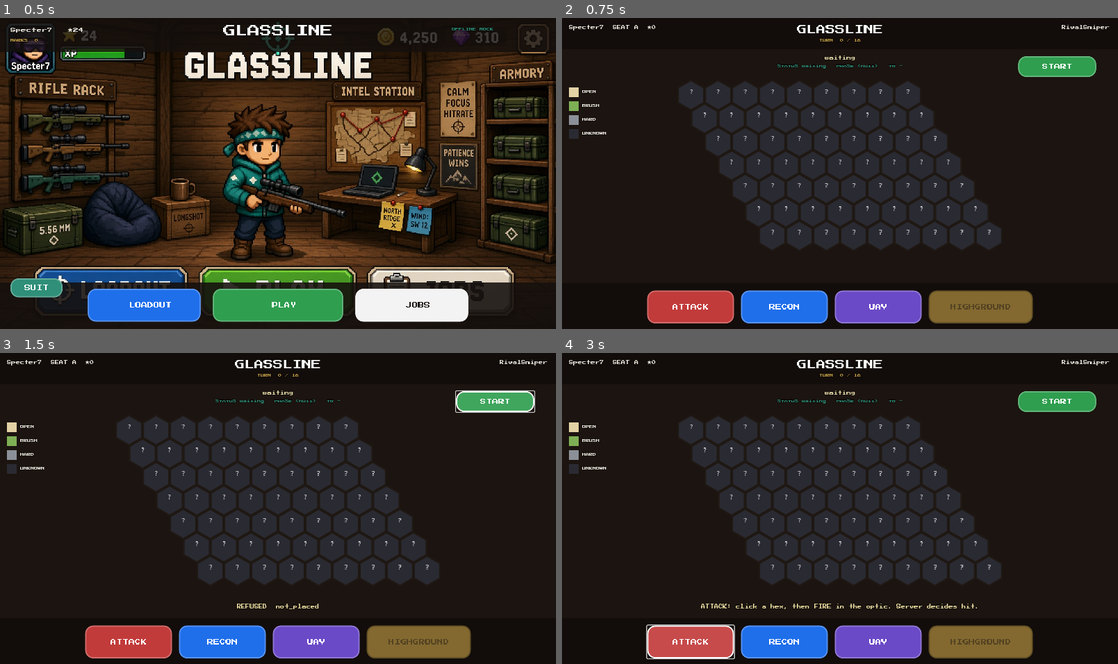
Above: before the commit, frames 1-4 (two rows, left to right).
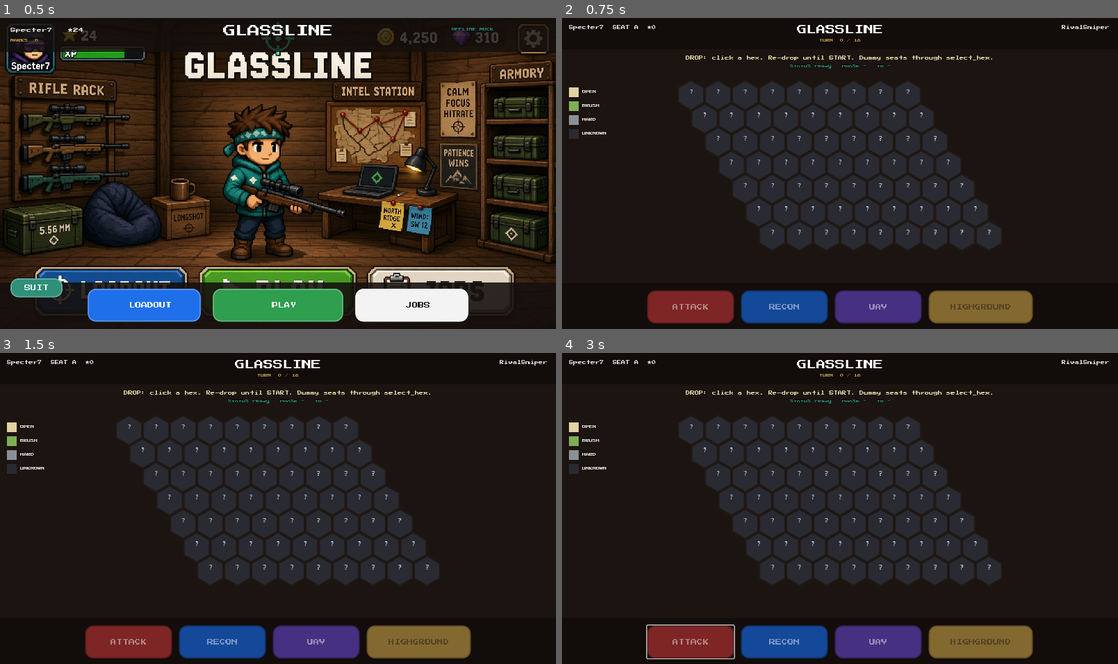
Above: after the commit, the same moments.

Repository: physikal/glassline-godot
Game: Godot game, scene res://scenes/lobby/hideout_lobby.tscn
Same seed, same stepped clock (60 frames per second), same inputs: the game is played once before the commit and once after it.
Inputs (mouse positions are in pixels of both pictures, inside the frame that each line leads up to):
- Up to frame 1 (0.5 s): no input
- Up to frame 2 (0.75 s): click "PLAY" at 0.5 s
- Up to frame 3 (1.5 s): click (494, 402) at 1.25 s, where only the run before the commit has a clickable "START"
- Up to frame 4 (3 s): click (1056, 402) at 2 s, where only the run before the commit has a clickable "START"; click (689, 642) at 2.75 s, where only the run before the commit has a clickable "ATTACK"

Frame 1 is identical in both runs. In frame 2, 6.3% of the frame differs, in the area x 15-97%, y 12-99%; in frame 3, 6.5%; in frame 4, 6.6%.

Commit message:
Fix drop phase using the post-join caller snapshot.
Seat A join is still waiting; the match UI now refreshes after
seat B sits so select_hex and dummy drop can run.

Co-authored-by: boody <boody@physikal.com>

Diff:
--- a/scenes/lobby/hideout_lobby.gd
+++ b/scenes/lobby/hideout_lobby.gd
@@ -124,5 +124,9 @@
 	ClientSession.player_id = str(human.get("playerId", ""))
 	ClientSession.seat = str(human.get("seat", "a"))
 	ClientSession.dummy_player_id = str(dummy.get("playerId", ""))
-	ClientSession.apply_snapshot(human.get("snapshot", {}))
+	# Join A is still `waiting`; pull the caller-scoped snap after B sits.
+	var ready_snap: Dictionary = MockMatchServer.get_snapshot(match_id, ClientSession.player_id)
+	if ready_snap.is_empty():
+		ready_snap = human.get("snapshot", {})
+	ClientSession.apply_snapshot(ready_snap)
 	get_tree().change_scene_to_file("res://scenes/match/match_screen.tscn")
--- a/scenes/match/match_screen.gd
+++ b/scenes/match/match_screen.gd
@@ -42,6 +42,9 @@
 	set_anchors_preset(PRESET_FULL_RECT)
 	_build()
 	MockMatchServer.match_event.connect(_on_match_event)
+	var fresh: Dictionary = MockMatchServer.get_snapshot(ClientSession.match_id, ClientSession.player_id)
+	if not fresh.is_empty():
+		ClientSession.apply_snapshot(fresh)
 	_refresh(ClientSession.typed_snapshot())
 
 
@@ -255,7 +258,8 @@
 	_rival_chip.text = "%s" % ClientSession.RIVAL
 	_turn.text = "TURN  %d / %d" % [snap.turn_index(), snap.turn_cap()]
 	var whose := str(snap.whose_turn()) if snap.whose_turn() != null else "-"
-	_phase.text = "STATUS %s   PHASE %s   TO %s" % [snap.status(), str(snap.phase()), whose.to_upper()]
+	var phase_txt := str(snap.phase()) if snap.phase() != null else "-"
+	_phase.text = "STATUS %s   PHASE %s   TO %s" % [snap.status(), phase_txt, whose.to_upper()]
 
 	match snap.status():
 		Contract.STATUS_READY:
